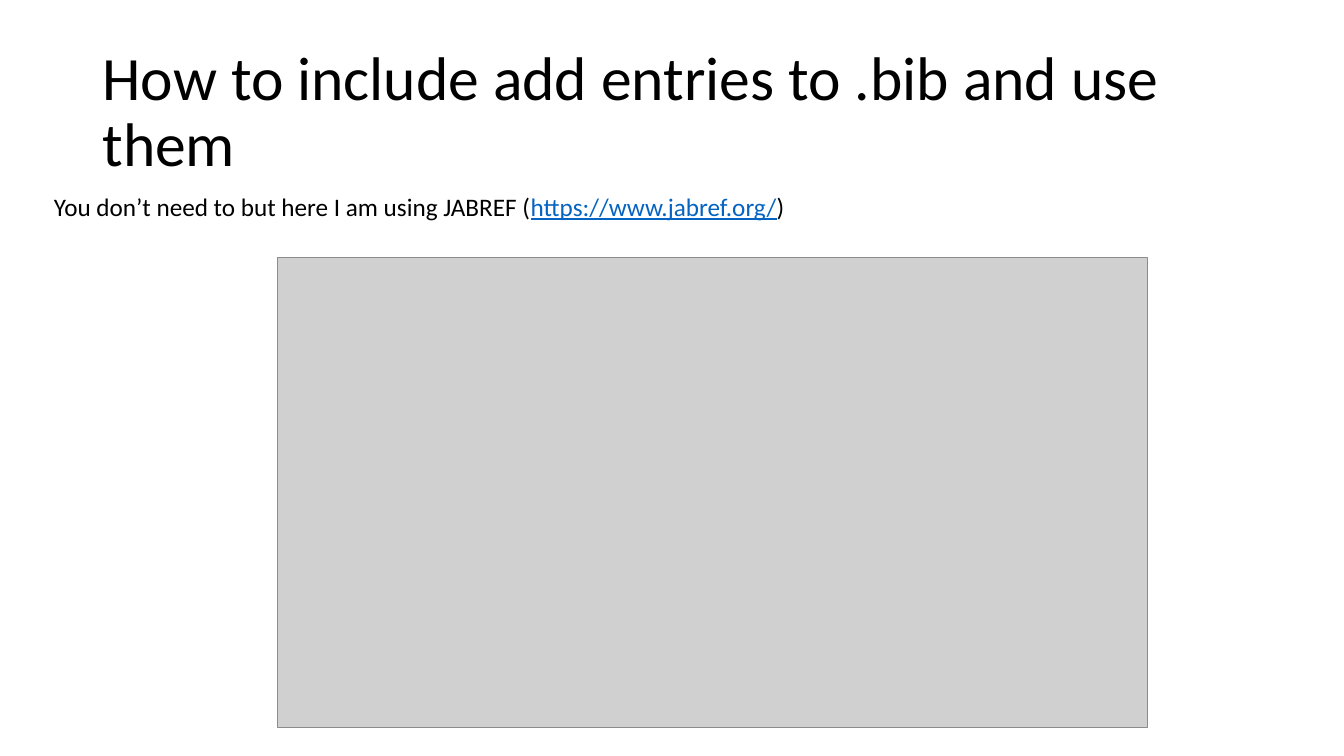
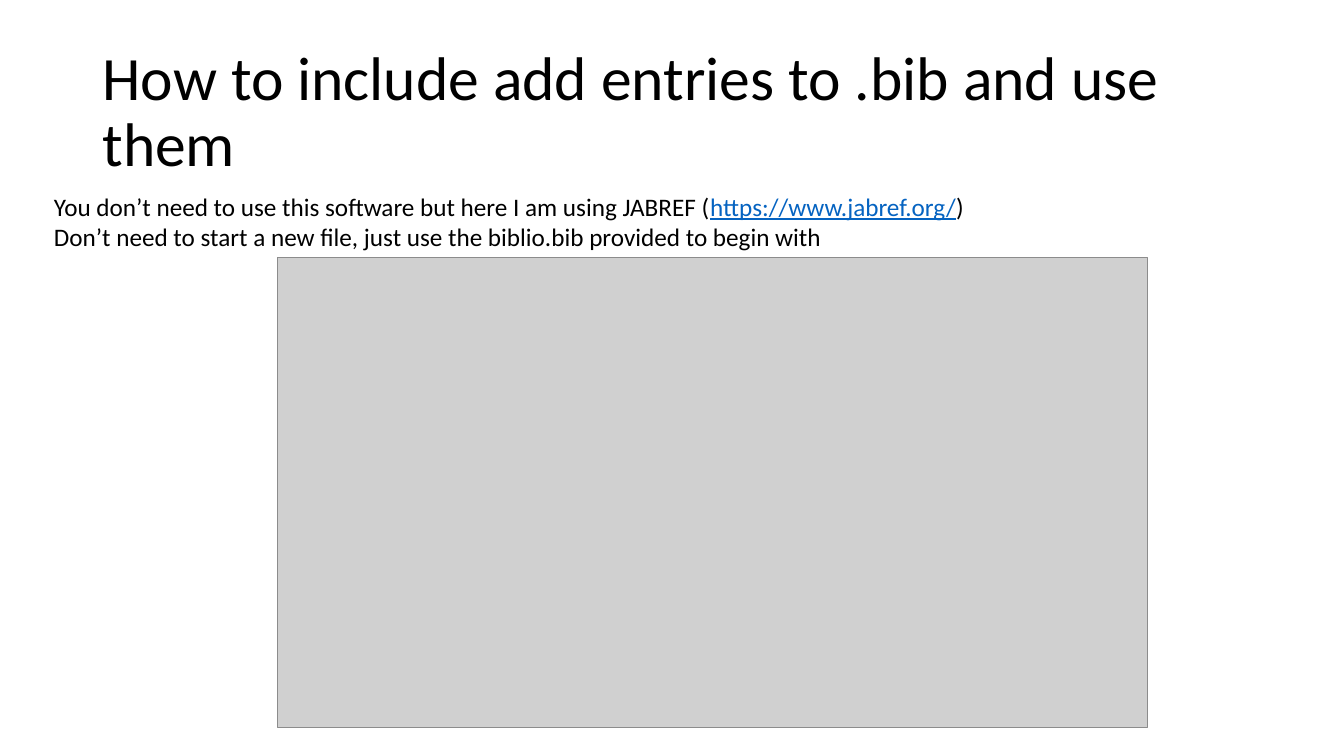
Before and after one commit to TiagoAMarques/RMarkdownTemplate, a slide deck: slide 8 of StepByStep.pptx. Drawn at 1344x756 pixels with LibreOffice and Linux fonts; fonts in the diff are those of the drawing; grey boxes stand for pictures. Boxes give left, top, right and bottom in pixels: in the first picture for what was removed or moved away, otherwise in the second. Text is boxed around its words. In the diff, an @@ line names an element or a change of style, - is before the commit and + after.

```diff
--- a/StepByStep.pptx
+++ b/StepByStep.pptx
@@ text at bbox=[54, 197, 964, 251]: text changed @@
-You don’t need to but here I am using JABREF (https://www.jabref.org/)
+You don’t need to use this software but here I am using JABREF (https://www.jabref.org/)
+Don’t need to start a new file, just use the biblio.bib provided to begin with
```
Also in this commit, not shown: 5 other slides changed.
